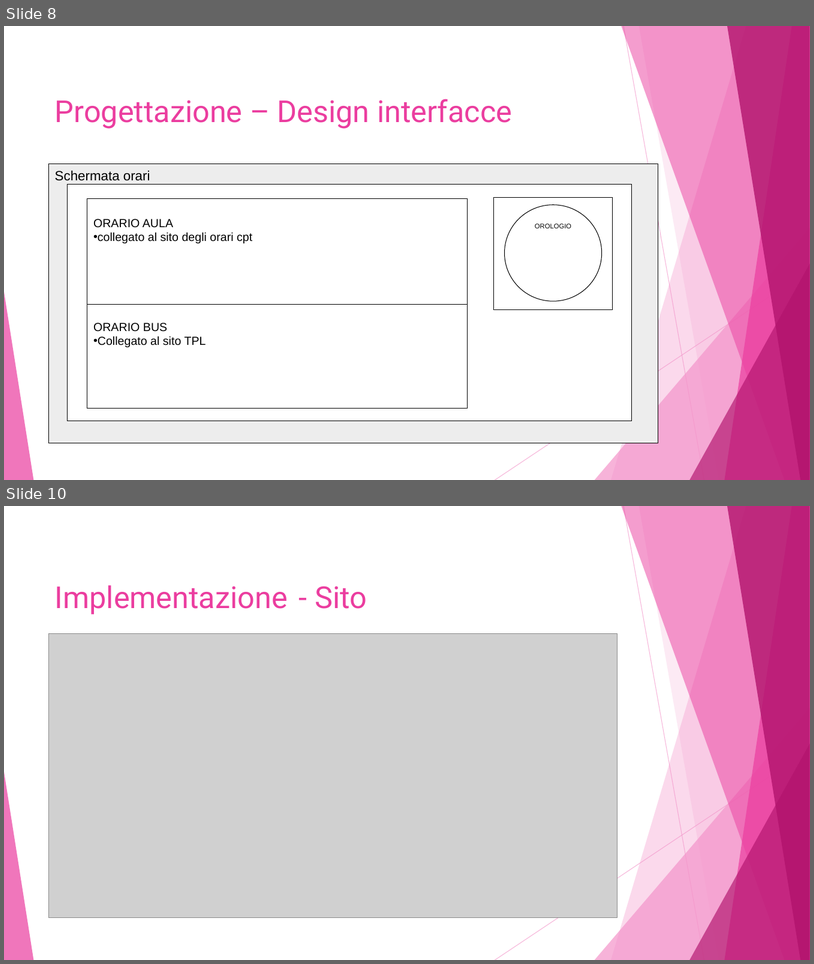
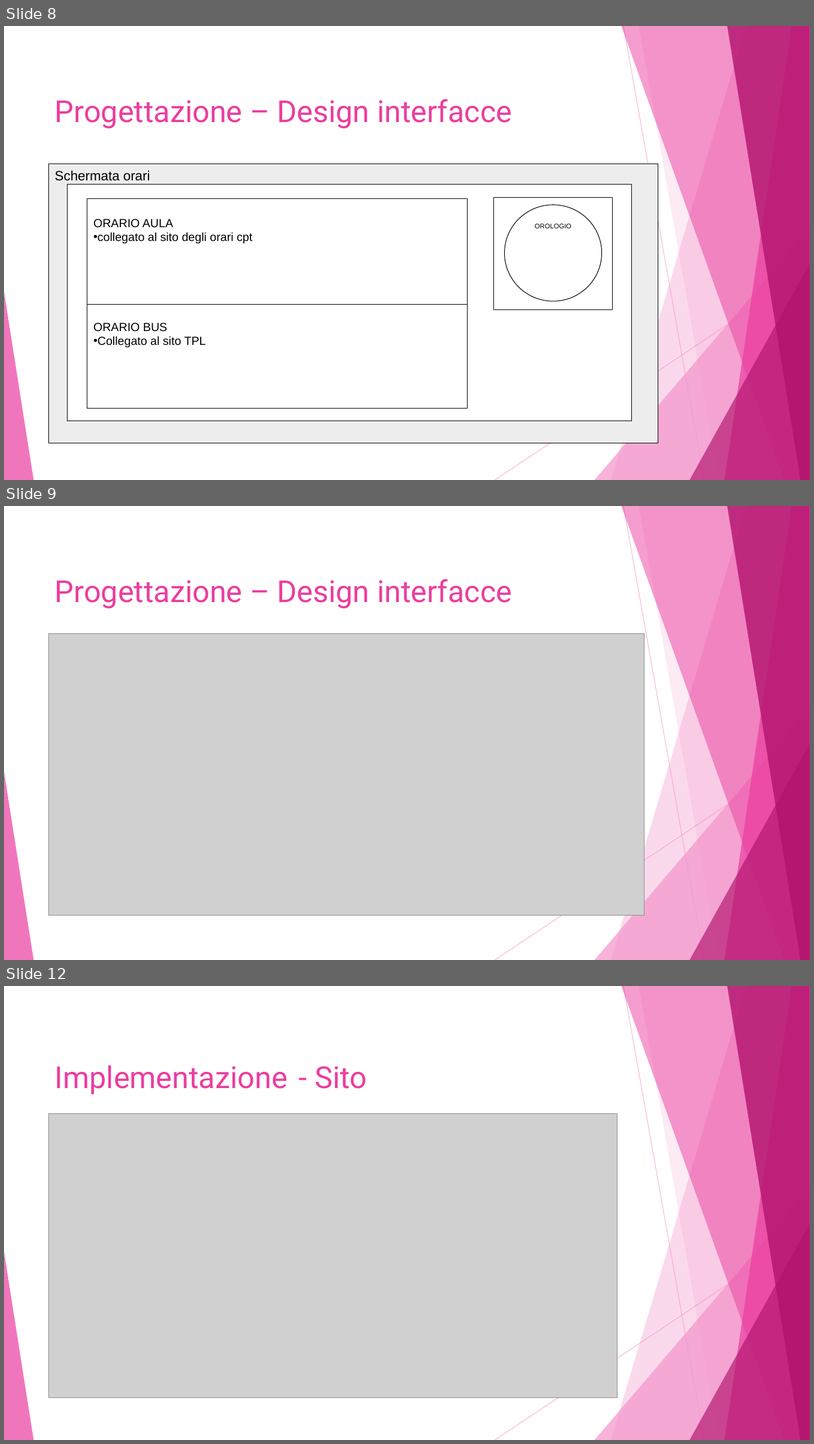
Before and after one commit to alessiax8/Info-Kiosk, a slide deck: Documenti/presentazione_info_kiosk.pptx. Shown one above the other, each under a label of ours: slides 8 and 10 before the commit, slides 8, 9 and 12 after it; the slides between them are not shown. The pictures are 814x964 and 814x1444 pixels, drawn with LibreOffice and Linux fonts; fonts in the diff are those of the drawing; grey boxes stand for pictures. Boxes give left, top, right and bottom in pixels: in the first picture for what was removed or moved away, otherwise in the second. Text is boxed around its words. In the diff, an @@ line names an element or a change of style, - is before the commit and + after.

```diff
--- a/Documenti/presentazione_info_kiosk.pptx
+++ b/Documenti/presentazione_info_kiosk.pptx
@@ slide 9 added at [4, 506, 810, 960], background #FFFFFF; not listed: 10 template elements that a slide beside it also shows @@
@@ title added at [55, 579, 512, 609], 36 pt, text #EB3D9F @@
+Progettazione – Design interfacce
@@ picture added at [49, 634, 645, 915] @@
@@ what was slide 10 is now slide 12 @@
```
Also in this commit, not shown: 2 slides changed, 10 other slides added, 1 slide removed.
